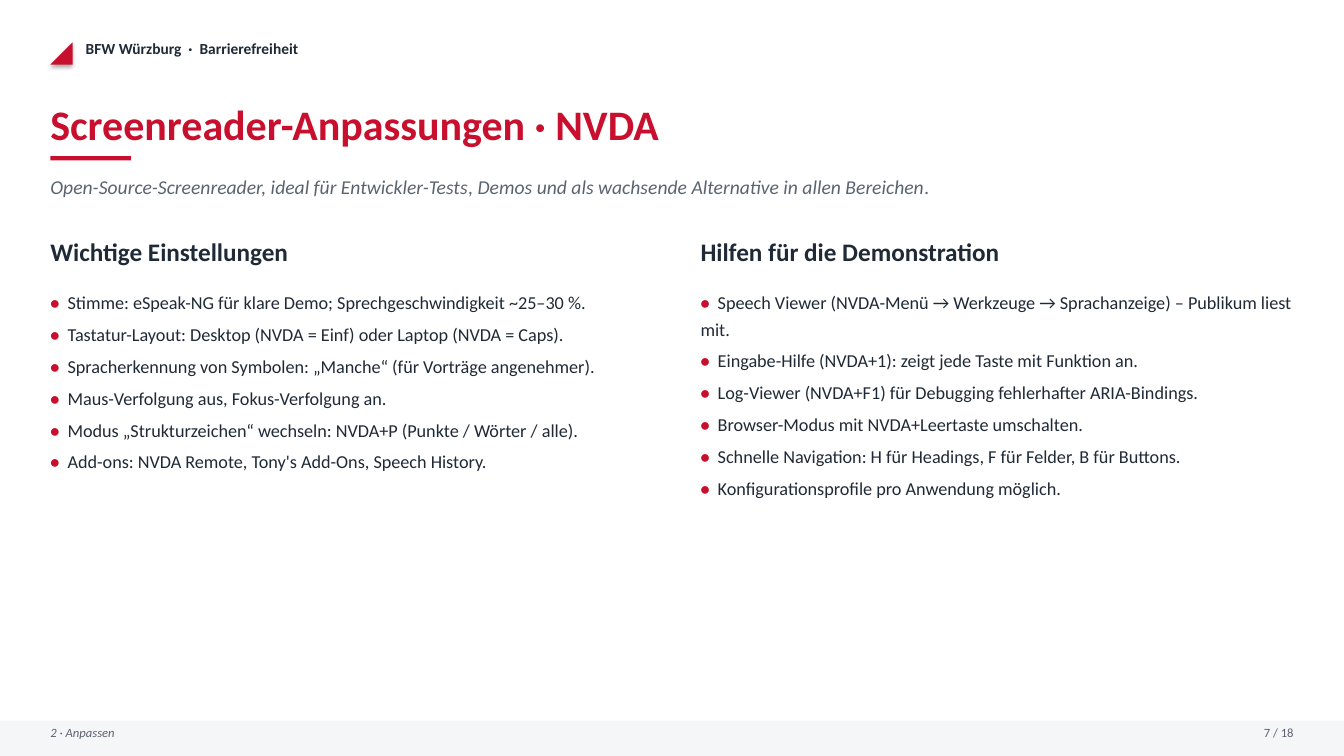
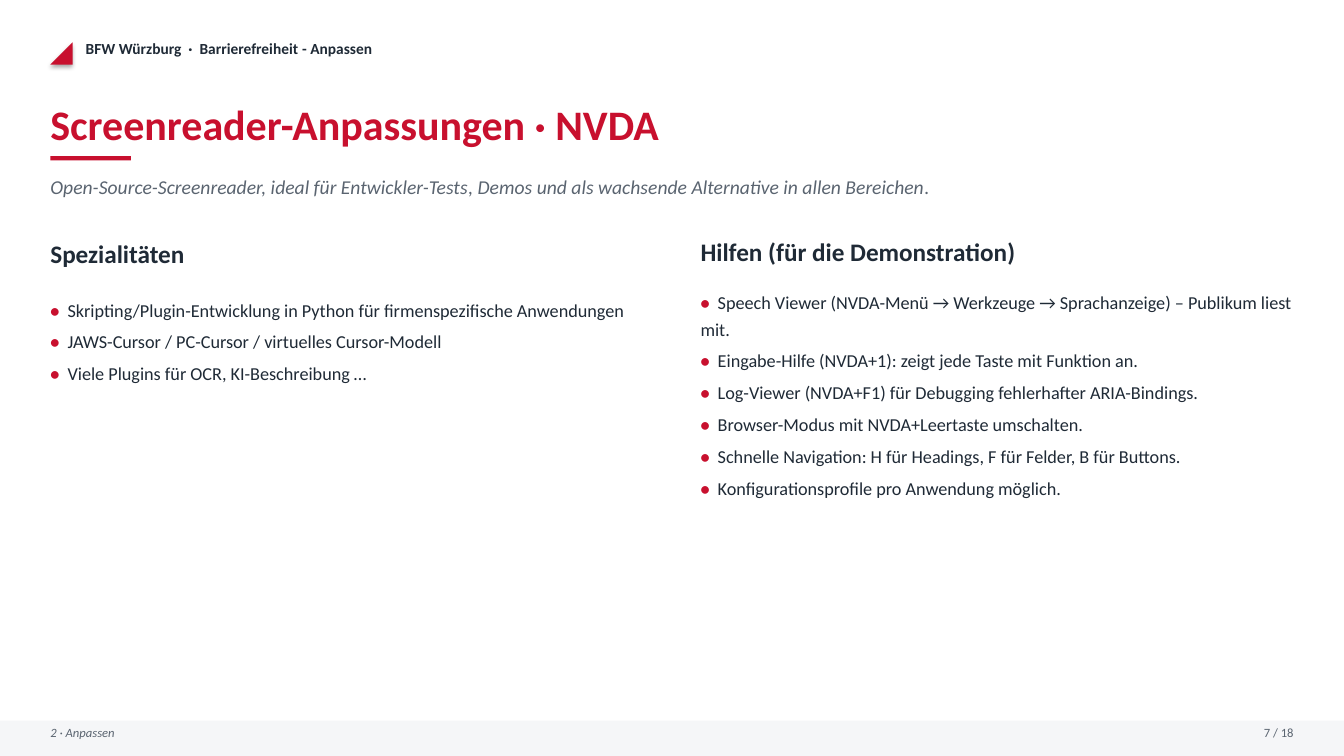
Before and after one commit to EH-BFW/BarrierefreiheitsDemos, a slide deck: slide 9 of Praesentation_Barrierefreiheit.pptx (slide 8 before the commit). Drawn at 1344x756 pixels with LibreOffice and Linux fonts; fonts in the diff are those of the drawing. Boxes give left, top, right and bottom in pixels: in the first picture for what was removed or moved away, otherwise in the second. Text is boxed around its words. In the diff, an @@ line names an element or a change of style, - is before the commit and + after.

```diff
--- a/Praesentation_Barrierefreiheit.pptx
+++ b/Praesentation_Barrierefreiheit.pptx
@@ text at (x1=86, y1=43, x2=372, y2=57): text changed @@
-BFW Würzburg · Barrierefreiheit
+BFW Würzburg · Barrierefreiheit - Anpassen
@@ text at (x1=50, y1=245, x2=184, y2=267): text changed @@
-Wichtige Einstellungen
+Spezialitäten
@@ text at (x1=701, y1=242, x2=1015, y2=265): text changed @@
-Hilfen für die Demonstration
+Hilfen (für die Demonstration)
@@ text removed at (x1=68, y1=296, x2=595, y2=471) @@
-• Stimme: eSpeak-NG für klare Demo; Sprechgeschwindigkeit ~25–30 %.
-• Tastatur-Layout: Desktop (NVDA = Einf) oder Laptop (NVDA = Caps).
-• Spracherkennung von Symbolen: „Manche“ (für Vorträge angenehmer).
-• Maus-Verfolgung aus, Fokus-Verfolgung an.
-• Modus „Strukturzeichen“ wechseln: NVDA+P (Punkte / Wörter / alle).
-• Add-ons: NVDA Remote, Tony's Add-Ons, Speech History.
@@ text added at (x1=68, y1=304, x2=624, y2=383), 13 pt, text #1F2A36 @@
+• Skripting/Plugin-Entwicklung in Python für firmenspezifische Anwendungen
+• JAWS-Cursor / PC-Cursor / virtuelles Cursor-Modell
+• Viele Plugins für OCR, KI-Beschreibung …
```
Also in this commit, not shown: 15 other slides changed, 2 slides added, 3 slides removed, 7 other files.
